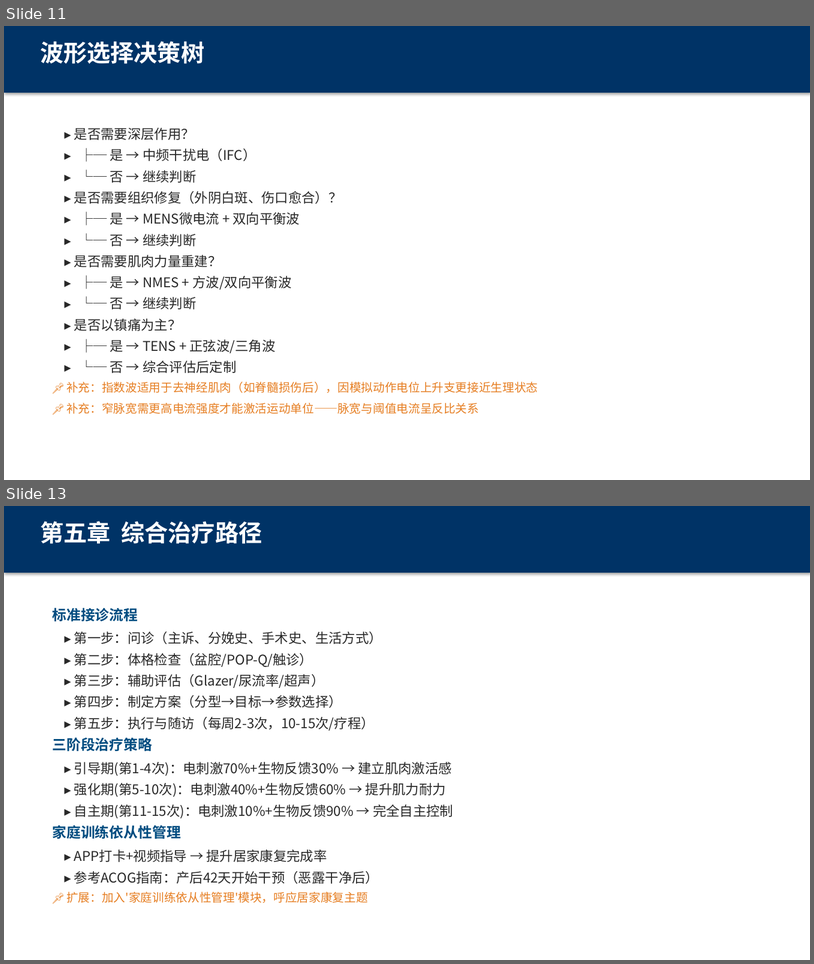
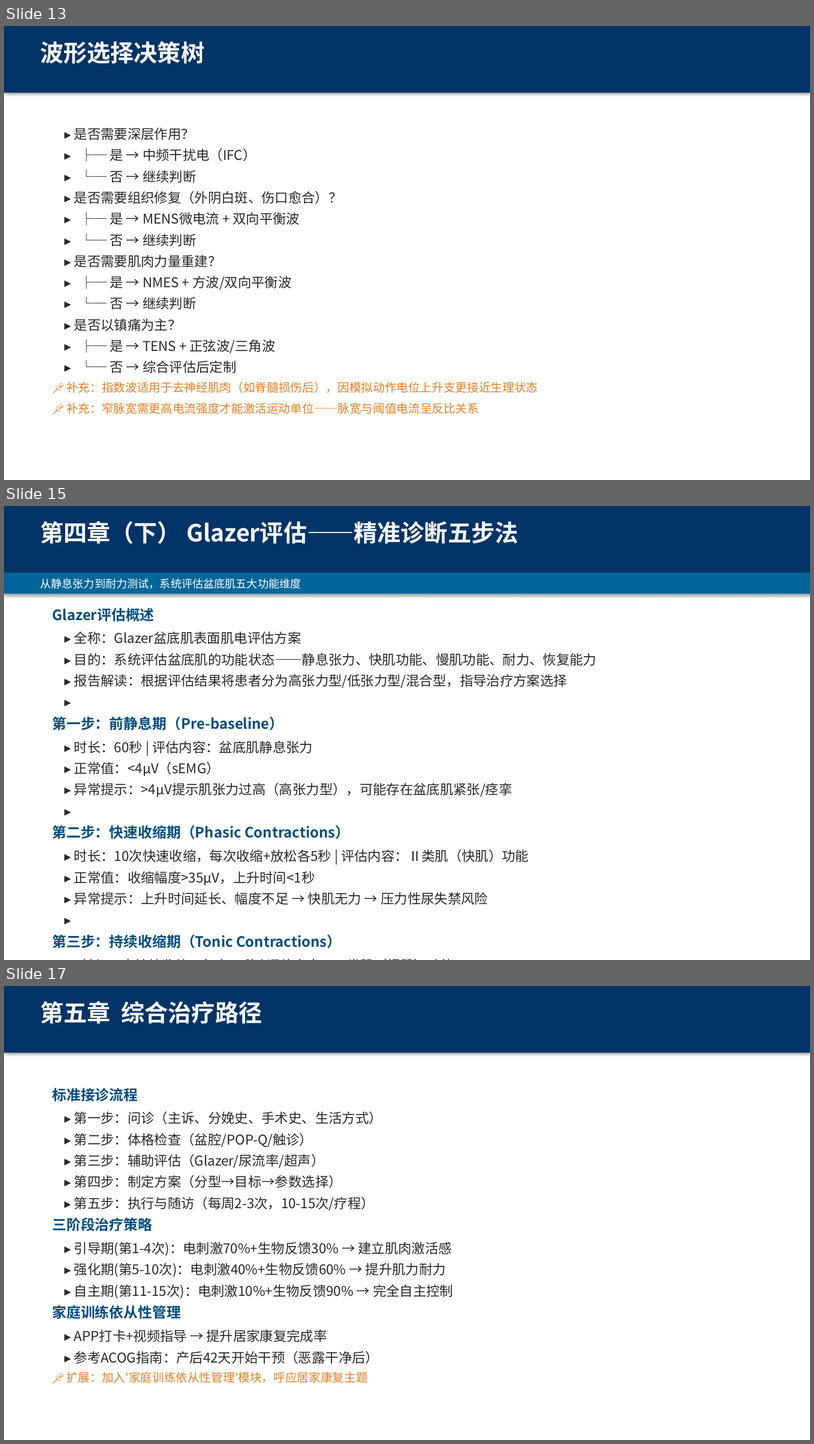
Before and after one commit to sandyoy/echoes, a slide deck: docs/圆爱康/02_培训材料/电刺激治疗与生物反馈-盆底康复培训_v4.0.pptx. Shown one above the other, each under a label of ours: slides 11 and 13 before the commit, slides 13, 15 and 17 after it; the slides between them are not shown. The pictures are 814x964 and 814x1444 pixels, drawn with LibreOffice and Linux fonts; fonts in the diff are those of the drawing. Boxes give left, top, right and bottom in pixels: in the first picture for what was removed or moved away, otherwise in the second. Text is boxed around its words. In the diff, an @@ line names an element or a change of style, - is before the commit and + after.

Commit message:
小龙虾: ①第二章低频电刺激每个缩写加全称+中文名 ②中频拆分IFC+调制中频详述 ③第三章新增六种波形示意图（方波/三角波/正弦波/指数波/双向平衡波/双向不平衡波）④波形调制方式补充 ⑤第四章拆为生物反馈原理+Glazer评估两页+报告解读三型详述

```diff
--- a/docs/圆爱康/02_培训材料/电刺激治疗与生物反馈-盆底康复培训_v4.0.pptx
+++ b/docs/圆爱康/02_培训材料/电刺激治疗与生物反馈-盆底康复培训_v4.0.pptx
@@ slide 15 added at (x1=4, y1=506, x2=810, y2=960), background #FFFFFF @@
@@ rectangle added at (x1=4, y1=506, x2=810, y2=573), fill #003366 @@
@@ text added at (x1=40, y1=521, x2=519, y2=544), 28 pt, text #FFFFFF, bold @@
+第四章（下） Glazer评估——精准诊断五步法
@@ rectangle added at (x1=4, y1=573, x2=810, y2=594), fill #006699 @@
@@ text added at (x1=40, y1=578, x2=302, y2=589), 13 pt, text #FFFFFF @@
+从静息张力到耐力测试，系统评估盆底肌五大功能维度
@@ text added at (x1=52, y1=607, x2=154, y2=621), 17 pt, text #004C80, bold @@
+Glazer评估概述
@@ text added at (x1=74, y1=631, x2=302, y2=644), 16 pt, text #282828 @@
+▸ 全称：Glazer盆底肌表面肌电评估方案
@@ text added at (x1=74, y1=653, x2=597, y2=666), 16 pt, text #282828 @@
+▸ 目的：系统评估盆底肌的功能状态——静息张力、快肌功能、慢肌功能、耐力、恢复能力
@@ text added at (x1=74, y1=674, x2=567, y2=688), 16 pt, text #282828 @@
+▸ 报告解读：根据评估结果将患者分为高张力型/低张力型/混合型，指导治疗方案选择
@@ text added at (x1=59, y1=691, x2=742, y2=712), 16 pt, text #282828 @@
+▸
@@ text added at (x1=52, y1=716, x2=284, y2=730), 17 pt, text #004C80, bold @@
+第一步：前静息期（Pre-baseline）
@@ text added at (x1=74, y1=741, x2=313, y2=753), 16 pt, text #282828 @@
+▸ 时长：60秒 | 评估内容：盆底肌静息张力
@@ text added at (x1=74, y1=762, x2=220, y2=776), 16 pt, text #282828 @@
+▸ 正常值：<4μV（sEMG）
@@ text added at (x1=74, y1=783, x2=513, y2=797), 16 pt, text #282828 @@
+▸ 异常提示：>4μV提示肌张力过高（高张力型），可能存在盆底肌紧张/痉挛
@@ text added at (x1=59, y1=799, x2=742, y2=820), 16 pt, text #282828 @@
+▸
@@ text added at (x1=52, y1=825, x2=350, y2=839), 17 pt, text #004C80, bold @@
+第二步：快速收缩期（Phasic Contractions）
@@ text added at (x1=74, y1=849, x2=529, y2=862), 16 pt, text #282828 @@
+▸ 时长：10次快速收缩，每次收缩+放松各5秒 | 评估内容：Ⅱ类肌（快肌）功能
@@ text added at (x1=74, y1=871, x2=315, y2=885), 16 pt, text #282828 @@
+▸ 正常值：收缩幅度>35μV，上升时间<1秒
@@ text added at (x1=74, y1=892, x2=488, y2=904), 16 pt, text #282828 @@
+▸ 异常提示：上升时间延长、幅度不足 → 快肌无力 → 压力性尿失禁风险
@@ text added at (x1=59, y1=908, x2=742, y2=930), 16 pt, text #282828 @@
+▸
@@ text added at (x1=52, y1=934, x2=341, y2=948), 17 pt, text #004C80, bold @@
+第三步：持续收缩期（Tonic Contractions）
@@ text added at (x1=59, y1=954, x2=742, y2=960), 16 pt, text #282828 @@
+▸ 时长：5次持续收缩，每次10秒 | 评估内容：Ⅰ类肌（慢肌）功能
@@ what was slide 11 is now slide 13 @@
@@ what was slide 13 is now slide 17 @@
```
Also in this commit, not shown: 5 other slides added, 2 slides removed.
